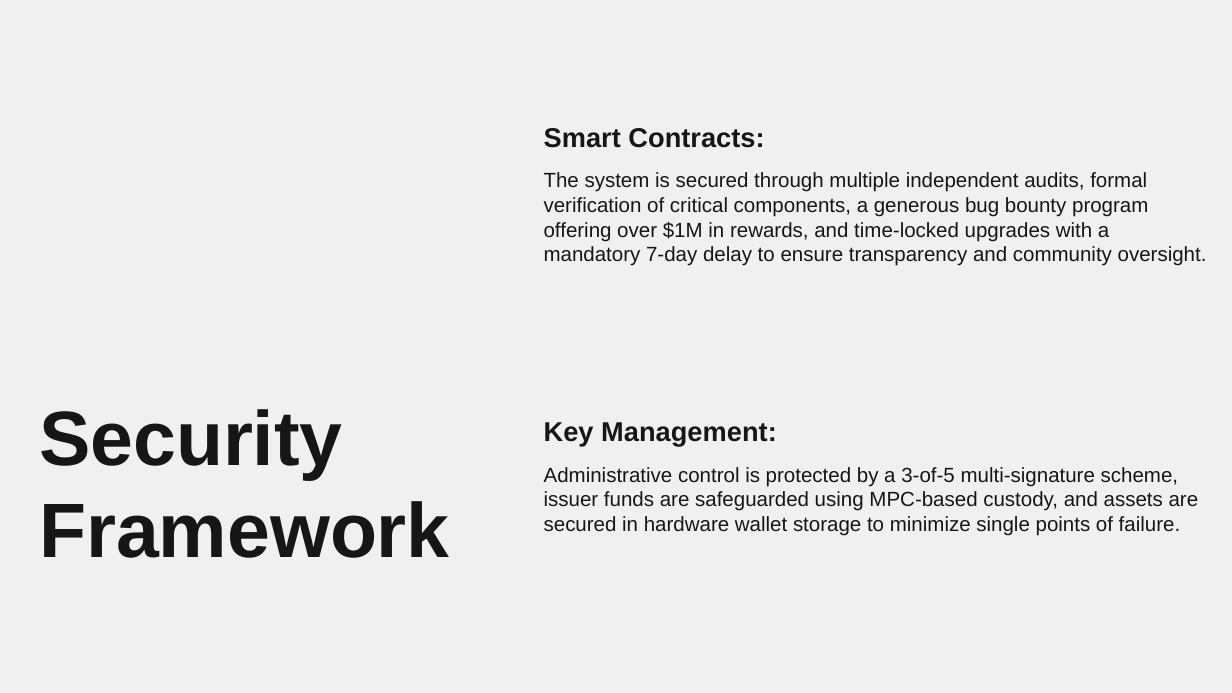
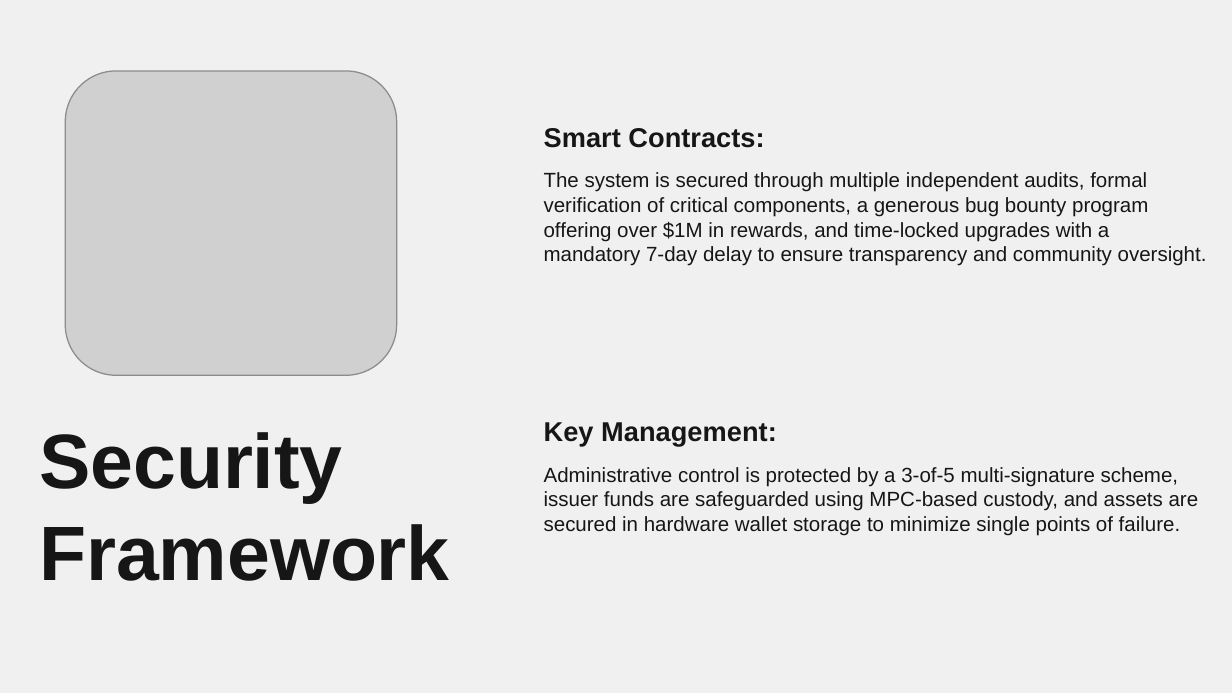
Before and after one commit to krish-jay/RWA-Tokenization-Platform, a slide deck: slide 12 of presentation/RWA Tokenization Platform.pptx (slide 10 before the commit). Drawn at 1232x693 pixels with LibreOffice and Linux fonts; fonts in the diff are those of the drawing; grey boxes stand for pictures. Boxes give left, top, right and bottom in pixels: in the first picture for what was removed or moved away, otherwise in the second. Text is boxed around its words. In the diff, an @@ line names an element or a change of style, - is before the commit and + after.

```diff
--- a/presentation/RWA Tokenization Platform.pptx
+++ b/presentation/RWA Tokenization Platform.pptx
@@ picture added at <box>65,71,397,376</box> @@
@@ title "Security Framework": place and size @@
-title "Security Framework" at <box>39,409,450,558</box>
+title "Security Framework" at <box>39,432,450,581</box>
```
Also in this commit, not shown: 6 other slides changed, 4 slides added, 1 slide removed.
